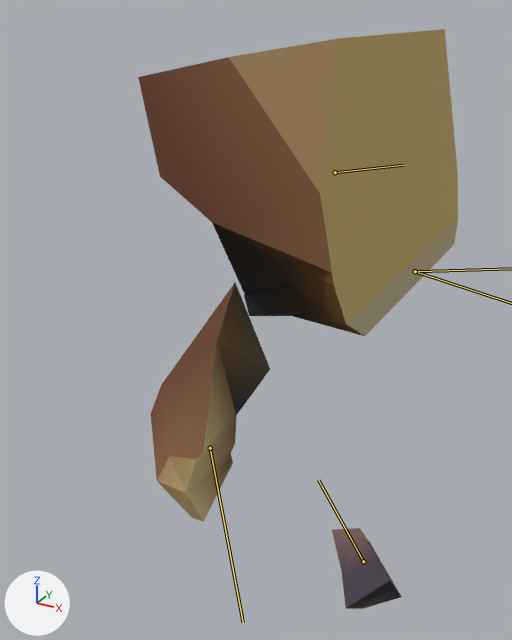
An edit to the glTF model Project/area/1 sand oasis/act 1/environment/sandfall event/SandfallEvent.gltf, drawn before and after from the same camera.
The view is the same before and after, from a camera (50 mm lens) standing at (31.03, -14.04, -23.44) and looking at (23.07, 0.45, -30.68). Every picture has the same lights, and +X, +Y and +Z are marked at lower left. Both versions are drawn at frame 160 of the action 'event'; the numbers are the values there. The bones that bend it are drawn over the model as lines.

Objects in the first picture: 'SandfallEventMesh'.
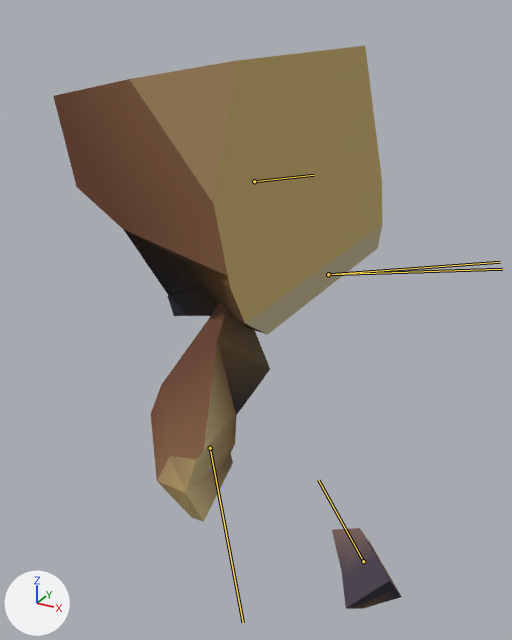
The change in detail:
Bone 'piece1' (bone_piece1) moves from (25.2, -28.14, 0.0) to (23.24, -28.54, 0.0).

Where the change shows, as pixel boxes (x1, y1, x2, y2) in the pictures (512 x 640 px):
'SandfallEventMesh', posed (9% wider)
    before: (138, 29, 458, 609)
    after: (53, 46, 401, 609)
bone 'piece1', root to tip
    before: (335, 172) to (403, 165)
    after: (254, 181) to (314, 175)
